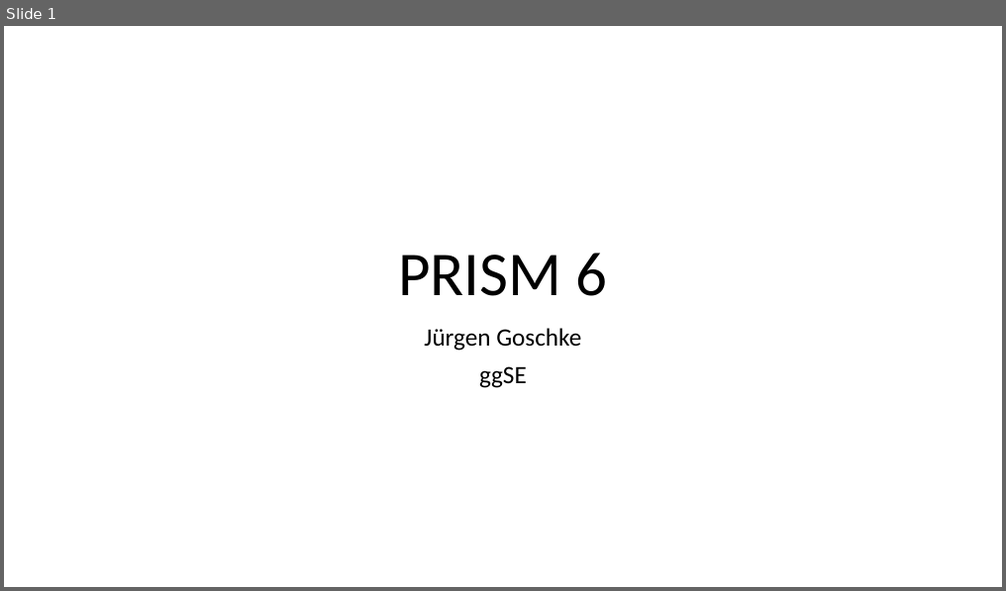
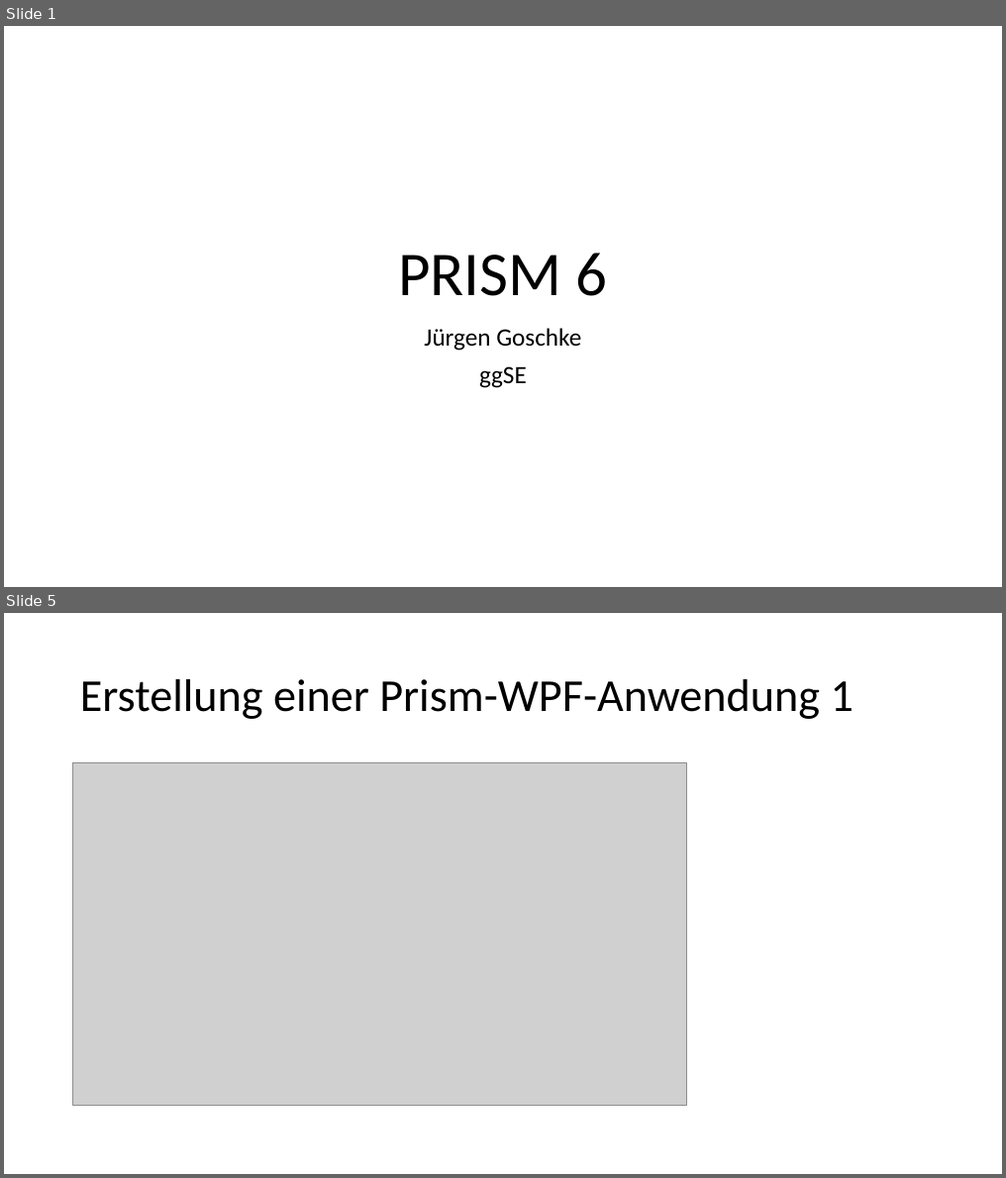
Before and after one commit to JGoschke/Usergroup, a slide deck: Prism6/Prism6.pptx. Shown one above the other, each under a label of ours: slide 1 before the commit, slides 1 and 5 after it; the slides between them are not shown. The pictures are 1006x591 and 1006x1178 pixels, drawn with LibreOffice and Linux fonts; fonts in the diff are those of the drawing; grey boxes stand for pictures. Boxes give left, top, right and bottom in pixels: in the first picture for what was removed or moved away, otherwise in the second. Text is boxed around its words. In the diff, an @@ line names an element or a change of style, - is before the commit and + after.

```diff
--- a/Prism6/Prism6.pptx
+++ b/Prism6/Prism6.pptx
@@ slide 5 added at (4, 613, 1002, 1174), background #FFFFFF @@
@@ title added at (80, 679, 853, 719), 44 pt, text #000000 @@
+Erstellung einer Prism-WPF-Anwendung 1
@@ picture added at (73, 762, 687, 1106) @@
```
Also in this commit, not shown: 4 other slides added.
